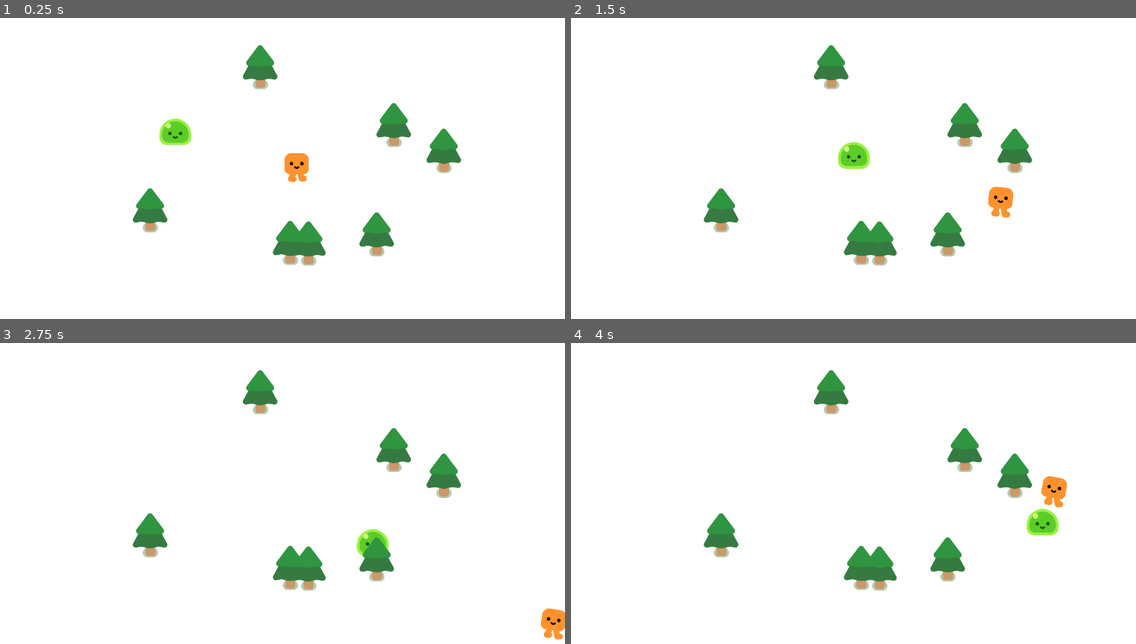
Above: before the commit, frames 1-4 (two rows, left to right).
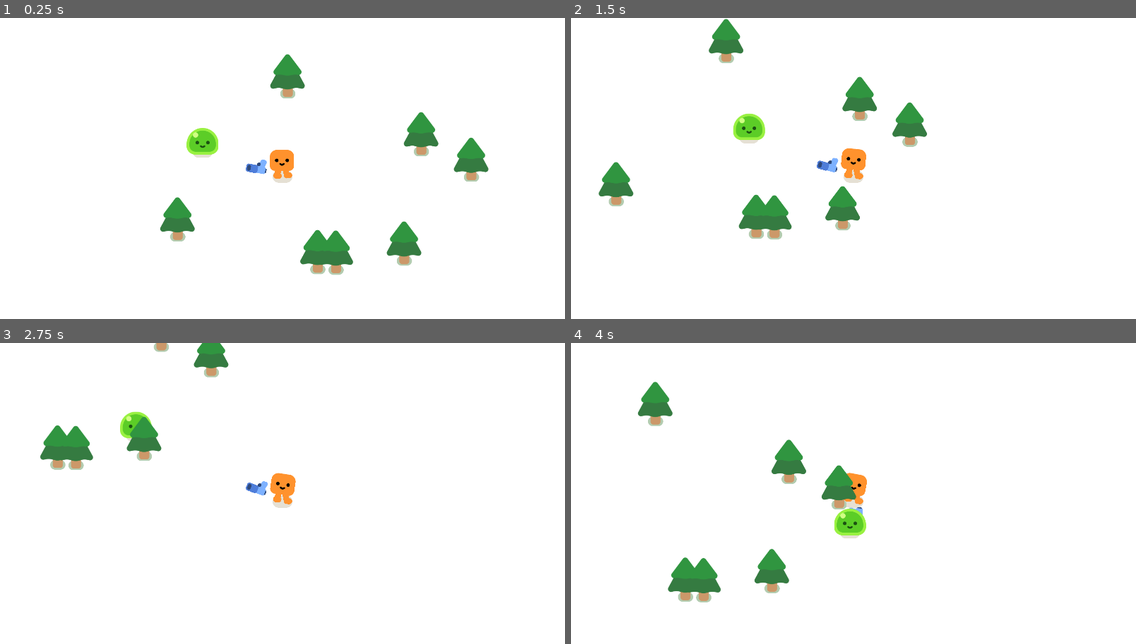
Above: after the commit, the same moments.

Repository: NaimSdn/GQQuestProject
Game: Godot game, scene res://survivors_game.tscn
Same seed, same stepped clock (60 frames per second), same inputs: the game is played once before the commit and once after it.
Inputs:
- Up to frame 1 (0.25 s): no input
- Up to frame 2 (1.5 s): hold D (move_right) 0.53-1.28 s; hold S (move_down) from 1.28 s (still down)
- Up to frame 3 (2.75 s): release S (move_down) at 2.03 s; hold D (move_right) from 2.03 s (still down)
- Up to frame 4 (4 s): release D (move_right) at 2.78 s; hold W (move_up) 2.78-3.53 s; hold A (move_left) from 3.53 s (still down)

The runs differ from the first frame. In frame 1, 8.3% of the frame differs, in the area x 23-87%, y 8-86%; in frame 2, 8.9%, in the area x 4-82%, y 0-83%; in frame 3, 7.1%; in frame 4, 8.3%.

Commit message:
Adding bullet and updating gun

Diff:
--- /dev/null
+++ b/bullet.gd
@@ -0,0 +1,22 @@
+extends Area2D
+
+var travelled_distance = 0
+
+func _physics_process(delta: float) -> void:
+
+	const SPEED = 1000
+	const RANGE = 1200
+
+	var direction = Vector2.RIGHT.rotated(rotation)
+	position += direction * SPEED * delta
+
+	travelled_distance += SPEED * delta
+
+	if travelled_distance > RANGE:
+		queue_free()
+
+
+func _on_body_entered(body: Node2D) -> void:
+	queue_free()
+	if body.has_method("take_damage"):
+		body.take_damage()
--- /dev/null
+++ b/bullet.tscn
@@ -0,0 +1,21 @@
+[gd_scene load_steps=4 format=3 uid="uid://bn76cwa0igqhk"]
+
+[ext_resource type="Script" path="res://bullet.gd" id="1_cu041"]
+[ext_resource type="Texture2D" uid="uid://dftkbqwsfd68r" path="res://pistol/projectile.png" id="1_qvlw0"]
+
+[sub_resource type="CircleShape2D" id="CircleShape2D_mihod"]
+radius = 19.105
+
+[node name="Bullet" type="Area2D"]
+collision_layer = 0
+collision_mask = 3
+script = ExtResource("1_cu041")
+
+[node name="Projectile" type="Sprite2D" parent="."]
+position = Vector2(-11, -1)
+texture = ExtResource("1_qvlw0")
+
+[node name="CollisionShape2D" type="CollisionShape2D" parent="."]
+shape = SubResource("CircleShape2D_mihod")
+
+[connection signal="body_entered" from="." to="." method="_on_body_entered"]
--- /dev/null
+++ b/gun.gd
@@ -0,0 +1,14 @@
+extends Area2D
+
+func _physics_process(delta: float) -> void:
+	var enemis_in_range = get_overlapping_bodies()
+	if enemis_in_range.size() > 0:
+		var target_enemy = enemis_in_range[0]
+		look_at(target_enemy.global_position)
+
+func shoot():
+	const BULLET = preload("res://bullet.tscn")
+	var new_bullet = BULLET.instantiate()
+
+	new_bullet.global_position = %ShootingPoint.global_position
+	%ShootingPoint.add_child(new_bullet)
--- /dev/null
+++ b/gun.tscn
@@ -0,0 +1,26 @@
+[gd_scene load_steps=4 format=3 uid="uid://b1hmefoqndd2n"]
+
+[ext_resource type="Texture2D" uid="uid://cswb5do8rrj7q" path="res://pistol/pistol.png" id="1_2agms"]
+[ext_resource type="Script" path="res://gun.gd" id="1_ux6jg"]
+
+[sub_resource type="CircleShape2D" id="CircleShape2D_foxid"]
+radius = 927.365
+
+[node name="Gun" type="Area2D"]
+position = Vector2(1, 0)
+collision_layer = 0
+collision_mask = 2
+script = ExtResource("1_ux6jg")
+
+[node name="CollisionShape2D" type="CollisionShape2D" parent="."]
+shape = SubResource("CircleShape2D_foxid")
+
+[node name="WeaponPivot" type="Marker2D" parent="."]
+
+[node name="Pistol" type="Sprite2D" parent="WeaponPivot"]
+position = Vector2(86, -14)
+texture = ExtResource("1_2agms")
+
+[node name="ShootingPoint" type="Marker2D" parent="WeaponPivot/Pistol"]
+unique_name_in_owner = true
+position = Vector2(25, -11)
--- a/mob.gd
+++ b/mob.gd
@@ -2,7 +2,7 @@
 
 @onready var player = get_node("/root/Game/Player")
 
-func _physics_process(delta) -> void:
+func _physics_process(delta: float) -> void:
 	var direction = global_position.direction_to(player.global_position)
 	velocity = direction * 300.0
 	move_and_slide()
--- a/mob.tscn
+++ b/mob.tscn
@@ -7,6 +7,8 @@
 radius = 49.0408
 
 [node name="Mob" type="CharacterBody2D"]
+collision_layer = 2
+collision_mask = 3
 platform_floor_layers = 0
 script = ExtResource("1_2wf4r")
 
--- a/player.gd
+++ b/player.gd
@@ -1,7 +1,7 @@
 extends CharacterBody2D
 
 
-func _physics_process(delta) -> void:
+func _physics_process(delta: float) -> void:
 	var direction = Input.get_vector("move_left","move_right","move_up","move_down")
 	velocity = direction * 600
 	move_and_slide()
--- a/player.tscn
+++ b/player.tscn
@@ -1,7 +1,8 @@
-[gd_scene load_steps=4 format=3 uid="uid://iwl3fyiw2kei"]
+[gd_scene load_steps=5 format=3 uid="uid://iwl3fyiw2kei"]
 
 [ext_resource type="Script" path="res://player.gd" id="1_l63e0"]
 [ext_resource type="PackedScene" uid="uid://pbmyh1qru7p" path="res://characters/happy_boo/happy_boo.tscn" id="1_n561h"]
+[ext_resource type="PackedScene" uid="uid://b1hmefoqndd2n" path="res://gun.tscn" id="3_m2cl2"]
 
 [sub_resource type="CircleShape2D" id="CircleShape2D_yqjmp"]
 radius = 30.0
@@ -15,3 +16,8 @@
 
 [node name="CollisionShape2D" type="CollisionShape2D" parent="."]
 shape = SubResource("CircleShape2D_yqjmp")
+
+[node name="Camera2D" type="Camera2D" parent="."]
+
+[node name="Gun" parent="." instance=ExtResource("3_m2cl2")]
+position = Vector2(0, -34)
--- a/survivors_game.tscn
+++ b/survivors_game.tscn
@@ -7,12 +7,15 @@
 [node name="Game" type="Node2D"]
 y_sort_enabled = true
 
-[node name="ColorRect" type="ColorRect" parent="."]
+[node name="CanvasLayer" type="CanvasLayer" parent="."]
+layer = -1
+
+[node name="ColorRect" type="ColorRect" parent="CanvasLayer"]
 offset_right = 1920.0
 offset_bottom = 1080.0
 
 [node name="Player" parent="." instance=ExtResource("1_xipfl")]
-position = Vector2(1010, 551)
+position = Vector2(867, 509)
 
 [node name="Mob" parent="." instance=ExtResource("3_63ut6")]
 position = Vector2(524, 402)
